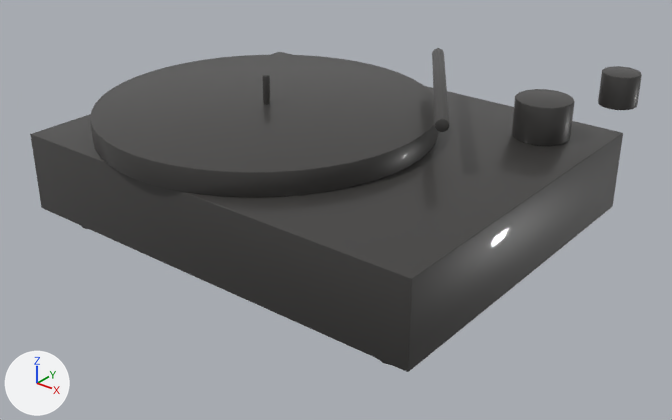
A saved change to the glTF model app/src/main/assets/models/turntable.glb.
One viewpoint serves both versions: a 50 mm lens placed at (0.503, -0.616, 0.4), pointed at (0.025, -0.018, 0.03). Lighting does not change. The marker at lower left points along +X, +Y and +Z. The older version comes first. Vertices at exactly the same position are counted once.

In view in the first picture: 'turntable'.
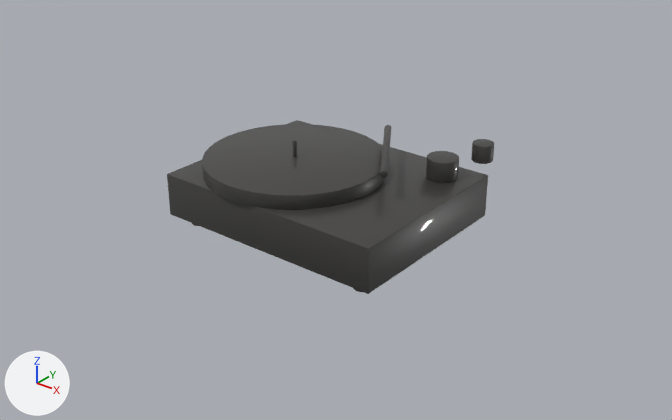
Changed parts and their boxes (x1, y1, x2, y2) in the pictures (672 x 420 px; the box of a moved part takes in the faces that stretch with it):
'turntable', reshaped (46% narrower, 46% shorter)
    before: (30, 48, 642, 372)
    after: (167, 120, 494, 294)
part 1 of me_turntable, moved or reshaped
    before: (30, 52, 623, 372)
    after: (167, 120, 488, 294)
part 2 of me_turntable, moved or reshaped
    before: (432, 48, 450, 132)
    after: (380, 125, 391, 178)
part 3 of me_turntable, moved or reshaped
    before: (90, 54, 439, 198)
    after: (202, 124, 385, 210)
part 4 of me_turntable, moved or reshaped
    before: (512, 89, 574, 146)
    after: (426, 151, 459, 183)
part 5 of me_turntable, moved or reshaped
    before: (598, 66, 642, 110)
    after: (471, 139, 494, 164)
part 6 of me_turntable, added
    after: (292, 140, 297, 157)
part 7 of me_turntable, deleted
    before: (262, 74, 270, 105)

Patch to the scene script:
```diff
--- a/app/src/main/assets/models/turntable.glb.py
+++ b/app/src/main/assets/models/turntable.glb.py
@@ me_turntable @@
 # used by ob_turntable; location = (0.0, 0.0, 0.0)
-me_turntable.from_pydata(...)  # 1084 vertices, 2128 faces; spans x -0.213..0.224, y -0.178..0.17, z 0.0..0.154
+me_turntable.from_pydata(...)  # 1220 vertices, 2400 faces; spans x -0.117..0.125, y -0.097..0.093, z 0.0..0.087
+# me_turntable part 1: the loose piece of 56 vertices spanning x -0.21..0.21, y -0.17..0.17, z 0.018..0.093 is scaled about the mesh origin by (0.559, 0.544, 0.559)
+# me_turntable part 2: the loose piece of 140 vertices spanning x 0.02..0.14, y -0.026..0.146, z 0.133..0.145 is scaled about its middle by (0.56, 0.56, 0.58), then moved by (-0.036, -0.029, -0.061)
+# me_turntable part 3: the loose piece of 288 vertices spanning x -0.213..0.103, y -0.178..0.138, z 0.093..0.115 is scaled about its middle by (0.544, 0.544, 0.637), then moved by (0.025, 0.009, -0.045)
+# me_turntable part 4: the loose piece of 96 vertices spanning x 0.129..0.181, y 0.089..0.141, z 0.093..0.129 is scaled about its middle by (0.576, 0.576, 0.554), then moved by (-0.069, -0.053, -0.049)
+# me_turntable part 5: the loose piece of 84 vertices spanning x 0.19..0.224, y 0.136..0.17, z 0.124..0.154 is scaled about its middle by (0.587, 0.587, 0.565), then moved by (-0.092, -0.07, -0.061)
+# me_turntable part 6: a new loose piece of 140 vertices spanning x -0.032..-0.028, y -0.013..-0.009, z 0.06..0.082, in mat_deckplinth (dark grey #3c3a39)
+# me_turntable part 7: the loose piece of 132 vertices spanning x -0.058..-0.052, y -0.023..-0.017, z 0.104..0.142 is deleted
+# other edits to the shape of me_turntable do not show in these pictures
 me_turntable.materials.append(mat_deckplinth)
```
